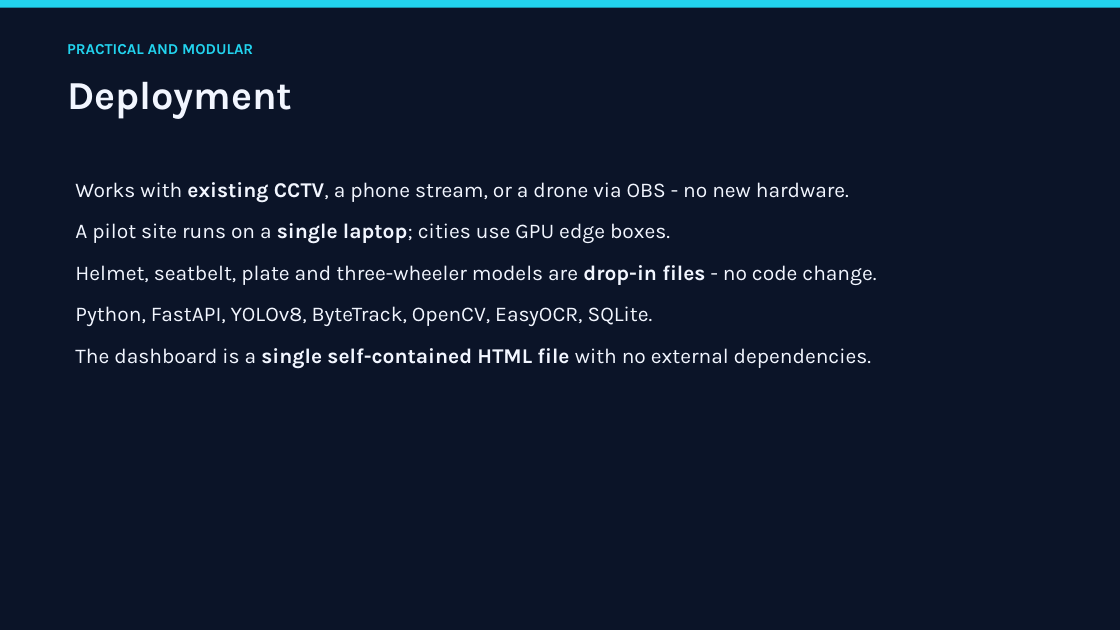
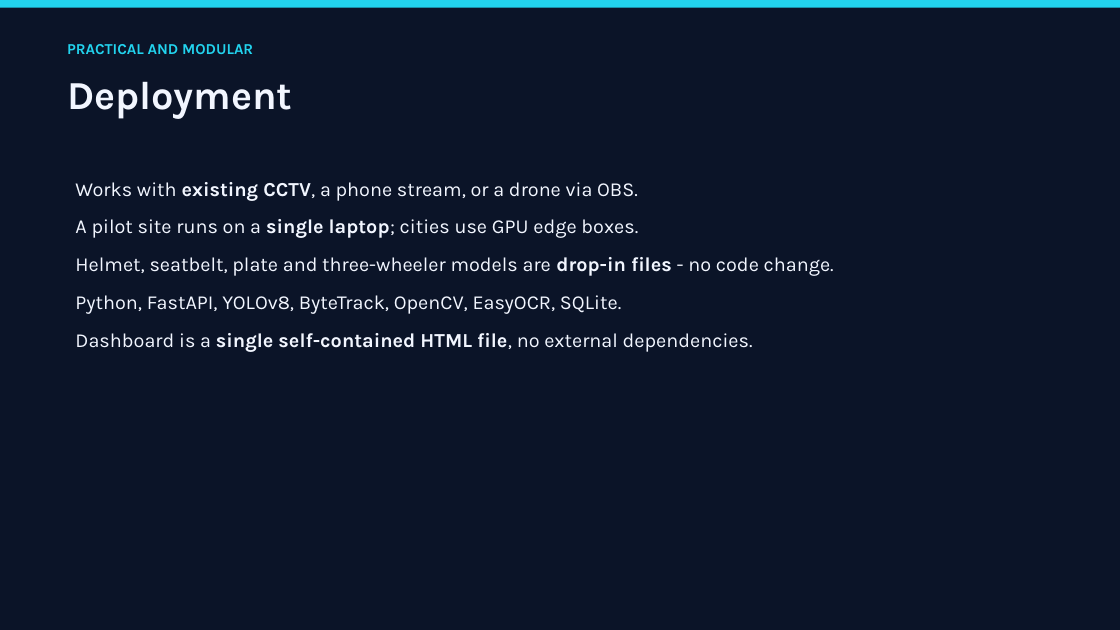
Before and after one commit to Jeba-Jebarsan/AI-SMART-TRAFFIC-INTELLIGENCE, a slide deck: slide 15 of docs/PRESENTATION.pptx (slide 10 before the commit). Drawn at 1120x630 pixels with LibreOffice and Linux fonts; fonts in the diff are those of the drawing. Boxes give left, top, right and bottom in pixels: in the first picture for what was removed or moved away, otherwise in the second. Text is boxed around its words. In the diff, an @@ line names an element or a change of style, - is before the commit and + after.

```diff
--- a/docs/PRESENTATION.pptx
+++ b/docs/PRESENTATION.pptx
@@ text at (75, 182, 638, 201): text changed; size 18 to 17 pt @@
-Works with existing CCTV, a phone stream, or a drone via OBS - no new hardware.
+Works with existing CCTV, a phone stream, or a drone via OBS.
@@ text at (75, 219, 834, 314): size 18 to 17 pt in "A pilot site runs on a single ...", "Helmet, seatbelt, plate and three-wheeler models are ...", "Python, FastAPI, YOLOv8, ByteTrack, OpenCV, EasyOCR, SQLite."; less space between paragraphs @@
@@ text at (75, 333, 753, 352): text changed; size 18 to 17 pt @@
-The dashboard is a single self-contained HTML file with no external dependencies.
+Dashboard is a single self-contained HTML file, no external dependencies.
```
Also in this commit, not shown: 10 other slides changed, 6 slides added, 1 slide removed, 5 other files.
